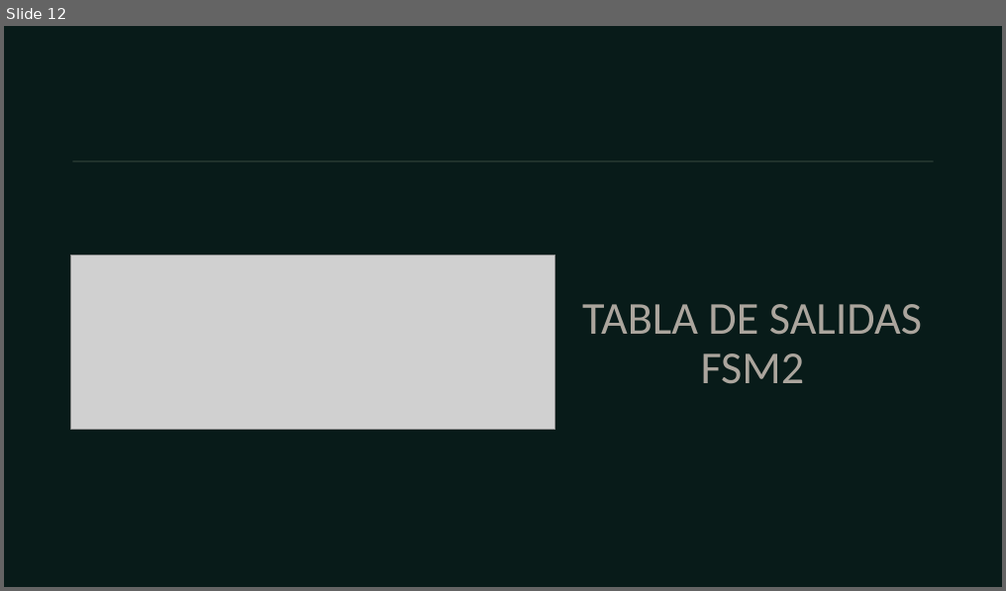
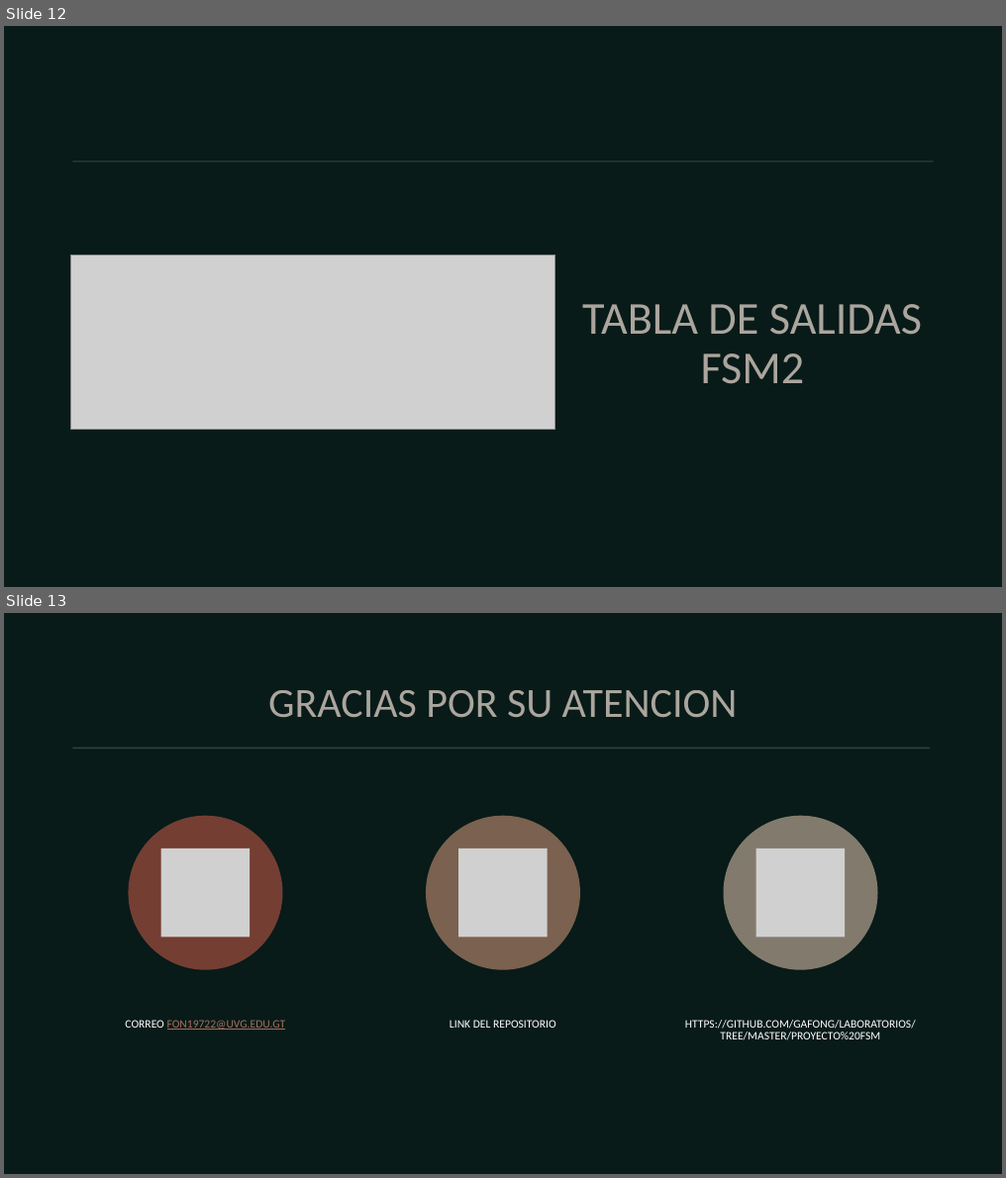
Before and after one commit to GAFong/LABORATORIOS, a slide deck: PROYECTO FSM/Seguro y Alarma de un Automóvil Presentacion.pptx. Shown one above the other, each under a label of ours: slide 12 before the commit, slides 12 and 13 after it. The pictures are 1006x591 and 1006x1178 pixels, drawn with LibreOffice and Linux fonts; fonts in the diff are those of the drawing; grey boxes stand for pictures. Boxes give left, top, right and bottom in pixels: in the first picture for what was removed or moved away, otherwise in the second. Text is boxed around its words. In the diff, an @@ line names an element or a change of style, - is before the commit and + after.

```diff
--- a/PROYECTO FSM/Seguro y Alarma de un Automóvil Presentacion.pptx
+++ b/PROYECTO FSM/Seguro y Alarma de un Automóvil Presentacion.pptx
@@ slide 13 added at bbox=[4, 613, 1002, 1174], background #081B19 @@
@@ title added at bbox=[268, 690, 738, 718], 40 pt, text #E2D4CA at 75% opacity @@
+GRACIAS POR SU ATENCION
@@ line added from (73, 748) to (930, 748), #415347 1.5 pt @@
@@ group added at bbox=[125, 816, 916, 1041]: 3 ellipses, 3 pictures, 3 texts @@
+CORREO FON19722@UVG.EDU.GT
+LINK DEL REPOSITORIO
+HTTPS://GITHUB.COM/GAFONG/LABORATORIOS/TREE/MASTER/PROYECTO%20FSM
```
Also in this commit, not shown: 6 slides changed, 27 other files.
